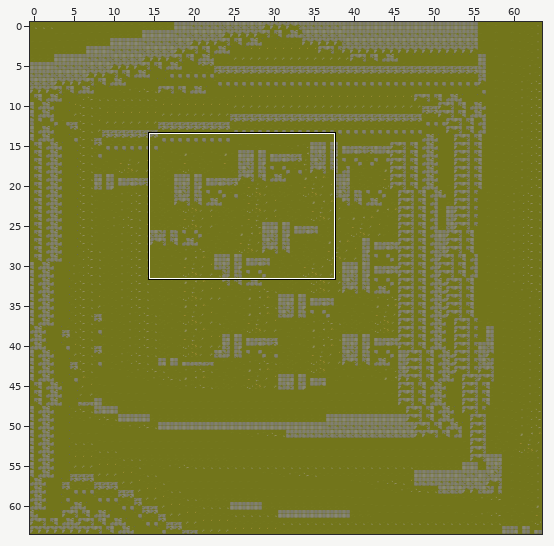
Tiled map: resources/world/world_map.tmx. The picture above shows the old version from afar; the outline marks the close-up.
Close-up. First the earlier version:
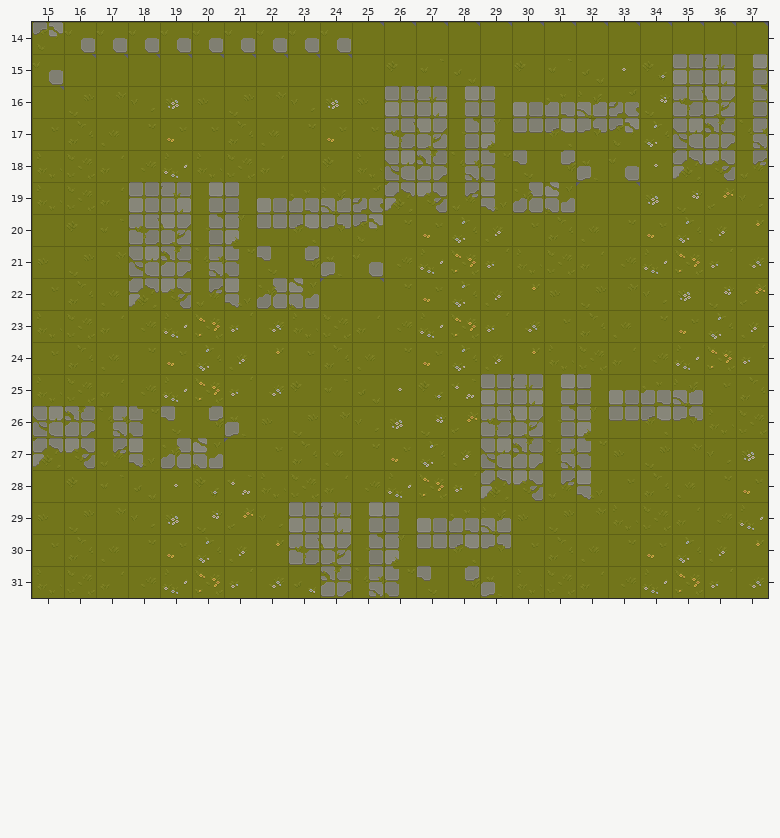
Cells are 32x32 px. Shown: x 15..37, y 14..31.
Once edited:
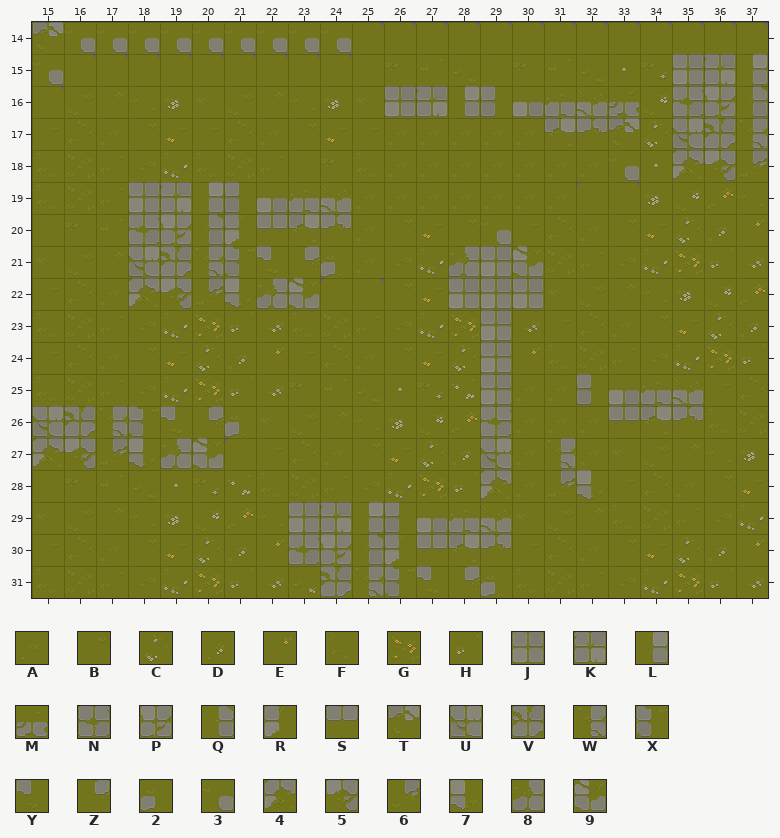
Key: from "ground": A 18, B 19, C 21, D 22, E 23, F 24, G 29, H 30, J 32, K 33, L 34, M 39, N 40, P 41, Q 42, R 43, S 44, T 47, U 48, V 49, W 50, X 51, Y 52, Z 53, 2 54, 3 55, 4 56, 5 57, 6 58, 7 59, 8 60, 9 61.
_ is an empty cell.
Tiles replaced or removed in this view: 2, 3, 4, 5, 6, 7, 8, 9, C, D, E, F, G, H, K, L, M, N, P, Q, R, S, T, U, V, W, X, Y, Z.
Changes in this commit:
Changed rows in their new state; . is an unchanged cell.
Layer "ground":
first column x 25:
17 .AAAAA..
18 .AAAAAAA
19 AAAAAAA.
20 A..B3...
21 A..8J9..
22 ...JJJ..
23 ....J...
24 ....J...
25 .....AA.
26 .....AAA
27 .....A.A
28 .....A..
Changed places in both close-ups, as pixel boxes (x1, y1, x2, y2):
changed: (353, 118, 607, 501)
